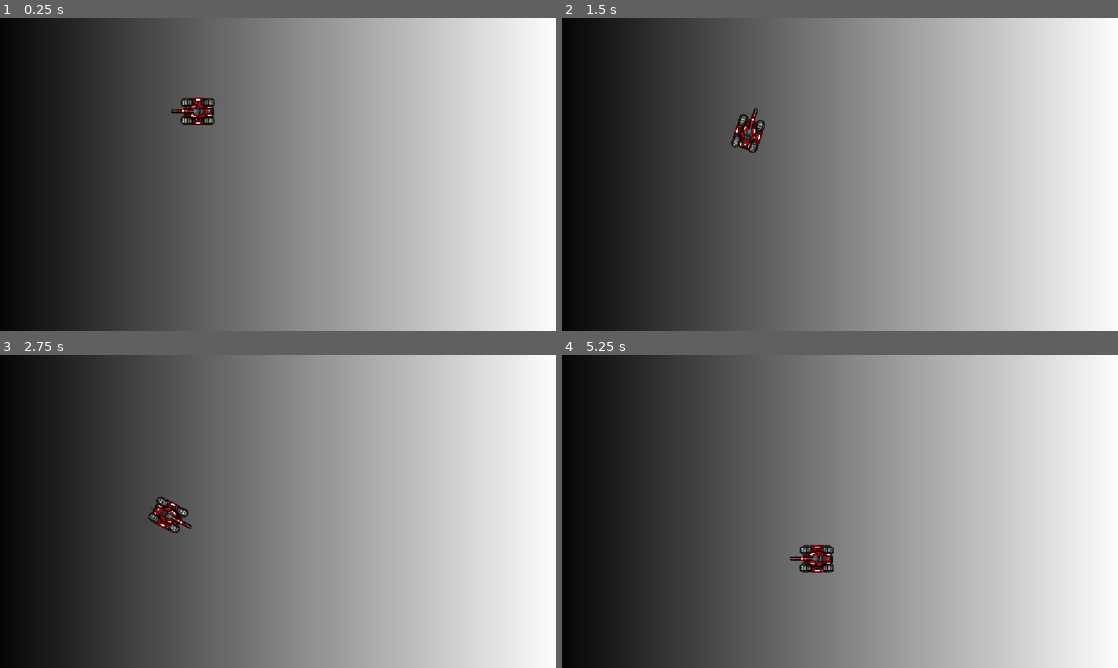
Above: before the commit, frames 1-4 (two rows, left to right).
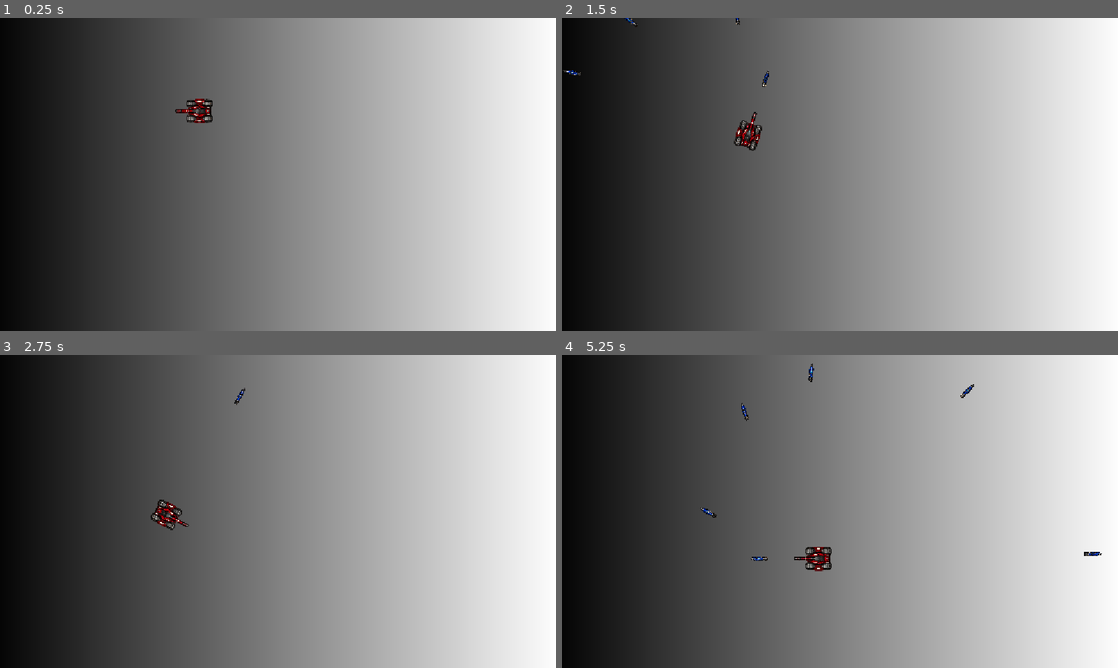
Above: after the commit, the same moments.

Repository: Moaz-Alaa-3/TANKS
Game: Godot game, scene res://levels_scenes/level.tscn
Two runs of this game, one before a commit and one after it. Both use one fixed random seed, a clock stepped at 60 frames per second and the inputs below.
Inputs:
- Up to frame 1 (0.25 s): no input
- Up to frame 2 (1.5 s): tap Enter (ui_accept) at 0.5, 0.6, 0.77, 1.07, 1.35 s; hold Right (ui_right) 0.53-1.28 s; hold Down (ui_down) from 1.28 s (still down)
- Up to frame 3 (2.75 s): tap Enter (ui_accept) at 1.52, 1.82, 2.1 s; release Down (ui_down) at 2.03 s; hold Right (ui_right) from 2.03 s (still down)
- Up to frame 4 (5.25 s): release Right (ui_right) at 2.78 s; hold Up (ui_up) 2.78-3.53 s; tap Enter (ui_accept) at 2.85, 3.02, 3.32, 3.6, 3.77, 4.07, 4.35, 4.52, 4.82, 5.1 s; hold Left (ui_left) 3.53-5.03 s; hold Down (ui_down) from 5.03 s (still down)

The runs differ from the first frame. In frame 1, 0.4% of the frame differs, in the area x 30-39%, y 25-35%; in frame 2, 0.5%; in frame 3, 0.5%; in frame 4, 0.7%, in the area x 24-98%, y 2-70%.

Commit message:
added shooting

Diff:
--- /dev/null
+++ b/Scripts/bullet_blue.gd
@@ -0,0 +1,10 @@
+extends Area2D
+
+@export var speed: float = 500.0
+
+func _process(delta: float) -> void:
+	position += -transform.y *  speed * delta
+
+
+func _on_visible_on_screen_notifier_2d_screen_exited() -> void:
+	queue_free()
--- a/Scripts/tank.gd
+++ b/Scripts/tank.gd
@@ -1,7 +1,10 @@
 extends CharacterBody2D
+@onready var bullet_spawn: Marker2D = $BulletSpawn
+
 @export var speed:float = 200.0
 @export var rotation_speed: float = 2.5
 @export_enum("red","blue") var player:String
+@export var bullet_scene: PackedScene
 
 func _physics_process(delta: float) -> void:
 	var roation_direction:float = Input.get_axis("ui_left","ui_right")
@@ -13,3 +16,13 @@
 	var move_input = Input.get_axis("ui_down","ui_up")
 	velocity = foward_direction * move_input * speed
 	move_and_slide()
+	if Input.is_action_just_pressed("ui_accept"):
+		shoot()
+
+func shoot():
+	var bullet = bullet_scene.instantiate()
+
+	bullet.global_position = bullet_spawn.global_position
+	bullet.global_rotation = bullet_spawn.global_rotation
+
+	get_tree().current_scene.add_child(bullet)
--- a/players_scenes/tank.tscn
+++ b/players_scenes/tank.tscn
@@ -2,54 +2,8 @@
 
 [ext_resource type="Script" uid="uid://bpomlbycab0ty" path="res://Scripts/tank.gd" id="1_6nclp"]
 [ext_resource type="Texture2D" uid="uid://3ghs7di2bf74" path="res://Assets/Players/player-two-red-dark.png" id="1_llde4"]
-
-[sub_resource type="AtlasTexture" id="AtlasTexture_6lwfj"]
-atlas = ExtResource("1_llde4")
-region = Rect2(0, 632, 313, 316)
-
-[sub_resource type="AtlasTexture" id="AtlasTexture_i433e"]
-atlas = ExtResource("1_llde4")
-region = Rect2(313, 632, 313, 316)
-
-[sub_resource type="AtlasTexture" id="AtlasTexture_mh3tg"]
-atlas = ExtResource("1_llde4")
-region = Rect2(626, 632, 313, 316)
-
-[sub_resource type="AtlasTexture" id="AtlasTexture_pku7x"]
-atlas = ExtResource("1_llde4")
-region = Rect2(939, 632, 313, 316)
-
-[sub_resource type="AtlasTexture" id="AtlasTexture_1d415"]
-atlas = ExtResource("1_llde4")
-region = Rect2(0, 995, 313, 199)
-
-[sub_resource type="AtlasTexture" id="AtlasTexture_2e7yj"]
-atlas = ExtResource("1_llde4")
-region = Rect2(313, 995, 313, 199)
-
-[sub_resource type="AtlasTexture" id="AtlasTexture_4taco"]
-atlas = ExtResource("1_llde4")
-region = Rect2(626, 995, 313, 199)
-
-[sub_resource type="AtlasTexture" id="AtlasTexture_iqvyr"]
-atlas = ExtResource("1_llde4")
-region = Rect2(939, 995, 313, 199)
-
-[sub_resource type="AtlasTexture" id="AtlasTexture_egmgs"]
-atlas = ExtResource("1_llde4")
-region = Rect2(0, 386, 313, 193)
-
-[sub_resource type="AtlasTexture" id="AtlasTexture_sr6kl"]
-atlas = ExtResource("1_llde4")
-region = Rect2(313, 386, 313, 193)
-
-[sub_resource type="AtlasTexture" id="AtlasTexture_lmhuv"]
-atlas = ExtResource("1_llde4")
-region = Rect2(626, 386, 313, 193)
-
-[sub_resource type="AtlasTexture" id="AtlasTexture_fdmn6"]
-atlas = ExtResource("1_llde4")
-region = Rect2(939, 386, 313, 193)
+[ext_resource type="PackedScene" uid="uid://b87lo1lje101v" path="res://scenes/bullet_blue.tscn" id="2_35g0f"]
+[ext_resource type="Texture2D" uid="uid://dtoi6fvpjtbk3" path="res://Assets/Enemies/desert-heavy-tank.png" id="4_sbvls"]
 
 [sub_resource type="AtlasTexture" id="AtlasTexture_1ealj"]
 atlas = ExtResource("1_llde4")
@@ -67,59 +21,12 @@
 atlas = ExtResource("1_llde4")
 region = Rect2(939, 0, 313, 339)
 
+[sub_resource type="AtlasTexture" id="AtlasTexture_2kqrb"]
+atlas = ExtResource("4_sbvls")
+region = Rect2(0, 0, 313, 358)
+
 [sub_resource type="SpriteFrames" id="SpriteFrames_d4sm2"]
 animations = [{
-"frames": [{
-"duration": 1.0,
-"texture": SubResource("AtlasTexture_6lwfj")
-}, {
-"duration": 1.0,
-"texture": SubResource("AtlasTexture_i433e")
-}, {
-"duration": 1.0,
-"texture": SubResource("AtlasTexture_mh3tg")
-}, {
-"duration": 1.0,
-"texture": SubResource("AtlasTexture_pku7x")
-}],
-"loop": 1,
-"name": &"down",
-"speed": 5.0
-}, {
-"frames": [{
-"duration": 1.0,
-"texture": SubResource("AtlasTexture_1d415")
-}, {
-"duration": 1.0,
-"texture": SubResource("AtlasTexture_2e7yj")
-}, {
-"duration": 1.0,
-"texture": SubResource("AtlasTexture_4taco")
-}, {
-"duration": 1.0,
-"texture": SubResource("AtlasTexture_iqvyr")
-}],
-"loop": 1,
-"name": &"left",
-"speed": 5.0
-}, {
-"frames": [{
-"duration": 1.0,
-"texture": SubResource("AtlasTexture_egmgs")
-}, {
-"duration": 1.0,
-"texture": SubResource("AtlasTexture_sr6kl")
-}, {
-"duration": 1.0,
-"texture": SubResource("AtlasTexture_lmhuv")
-}, {
-"duration": 1.0,
-"texture": SubResource("AtlasTexture_fdmn6")
-}],
-"loop": 1,
-"name": &"right",
-"speed": 5.0
-}, {
 "frames": [{
 "duration": 1.0,
 "texture": SubResource("AtlasTexture_1ealj")
@@ -132,6 +39,9 @@
 }, {
 "duration": 1.0,
 "texture": SubResource("AtlasTexture_lk6ub")
+}, {
+"duration": 1.0,
+"texture": SubResource("AtlasTexture_2kqrb")
 }],
 "loop": 1,
 "name": &"up",
@@ -141,20 +51,34 @@
 [sub_resource type="RectangleShape2D" id="RectangleShape2D_llde4"]
 size = Vector2(71, 57)
 
+[sub_resource type="RectangleShape2D" id="RectangleShape2D_s78p1"]
+size = Vector2(21, 10)
+
 [node name="Tank" type="CharacterBody2D" unique_id=1790115299]
+scale = Vector2(0.8, 0.8)
 script = ExtResource("1_6nclp")
+bullet_scene = ExtResource("2_35g0f")
 
 [node name="Body" type="AnimatedSprite2D" parent="." unique_id=1867259035]
+rotation = 4.712389
 scale = Vector2(0.3, 0.3)
 sprite_frames = SubResource("SpriteFrames_d4sm2")
-animation = &"left"
+animation = &"up"
+frame = 2
+frame_progress = 0.99955314
 
 [node name="CollisionShape2D" type="CollisionShape2D" parent="." unique_id=1016011618]
 position = Vector2(9.5, 0)
 shape = SubResource("RectangleShape2D_llde4")
+
+[node name="CollisionShape2D2" type="CollisionShape2D" parent="." unique_id=1893824206]
+position = Vector2(-36.5, 0)
+shape = SubResource("RectangleShape2D_s78p1")
 
 [node name="Turret" type="Sprite2D" parent="." unique_id=881327613]
 
 [node name="Marker2D" type="Marker2D" parent="Turret" unique_id=248991752]
 
 [node name="BulletSpawn" type="Marker2D" parent="." unique_id=254452350]
+position = Vector2(-43, 0)
+rotation = 4.712389
--- /dev/null
+++ b/scenes/bullet_blue.tscn
@@ -0,0 +1,24 @@
+[gd_scene format=3 uid="uid://b87lo1lje101v"]
+
+[ext_resource type="Texture2D" uid="uid://dorkpil6ecac1" path="res://Assets/Bullets/bullet-blue-player.png" id="1_c0g3r"]
+[ext_resource type="Script" uid="uid://b5lx7eh4pyn6i" path="res://Scripts/bullet_blue.gd" id="1_nu0nb"]
+
+[sub_resource type="CapsuleShape2D" id="CapsuleShape2D_d4sm2"]
+radius = 4.0
+height = 48.0
+
+[node name="Area2D" type="Area2D" unique_id=1323018662]
+scale = Vector2(0.8, 0.8)
+script = ExtResource("1_nu0nb")
+
+[node name="Sprite2D" type="Sprite2D" parent="." unique_id=1495113787]
+scale = Vector2(0.1, 0.1)
+texture = ExtResource("1_c0g3r")
+
+[node name="CollisionShape2D" type="CollisionShape2D" parent="." unique_id=469083725]
+shape = SubResource("CapsuleShape2D_d4sm2")
+
+[node name="VisibleOnScreenNotifier2D" type="VisibleOnScreenNotifier2D" parent="." unique_id=1643526754]
+rect = Rect2(-5, -21, 11, 39)
+
+[connection signal="screen_exited" from="VisibleOnScreenNotifier2D" to="." method="_on_visible_on_screen_notifier_2d_screen_exited"]
Not shown, added: Scripts/bullet_blue.gd.uid
